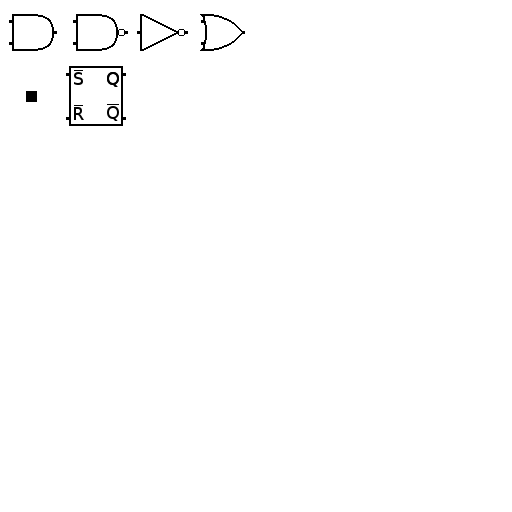
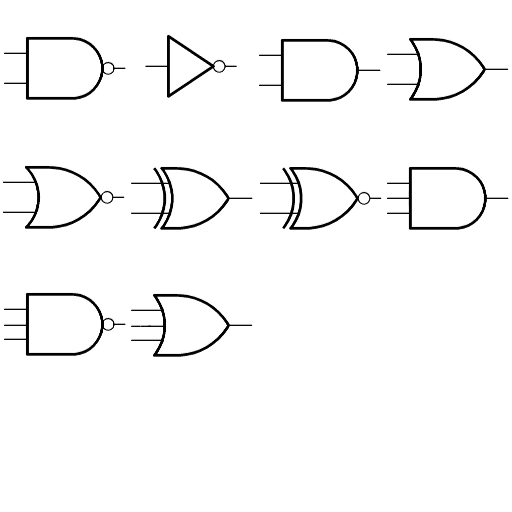
Revision of a layered 512 x 512 image; what changed, layer by layer:
removed layer "OR" over [200, 14, 245, 51]
removed layer "NOT" over [137, 14, 188, 51]
removed layer "Q #1" over [107, 106, 119, 121]
removed layer "Q" over [107, 72, 119, 87]
removed layer "R" over [74, 107, 84, 120]
removed layer "S" over [74, 72, 83, 85]
removed layer "SR" over [66, 66, 126, 126]
removed layer "Input" over [26, 91, 37, 102]
removed layer "NAND" over [73, 14, 128, 51]
renamed "AND" to "Background", painted on it over [3, 14, 509, 357]
